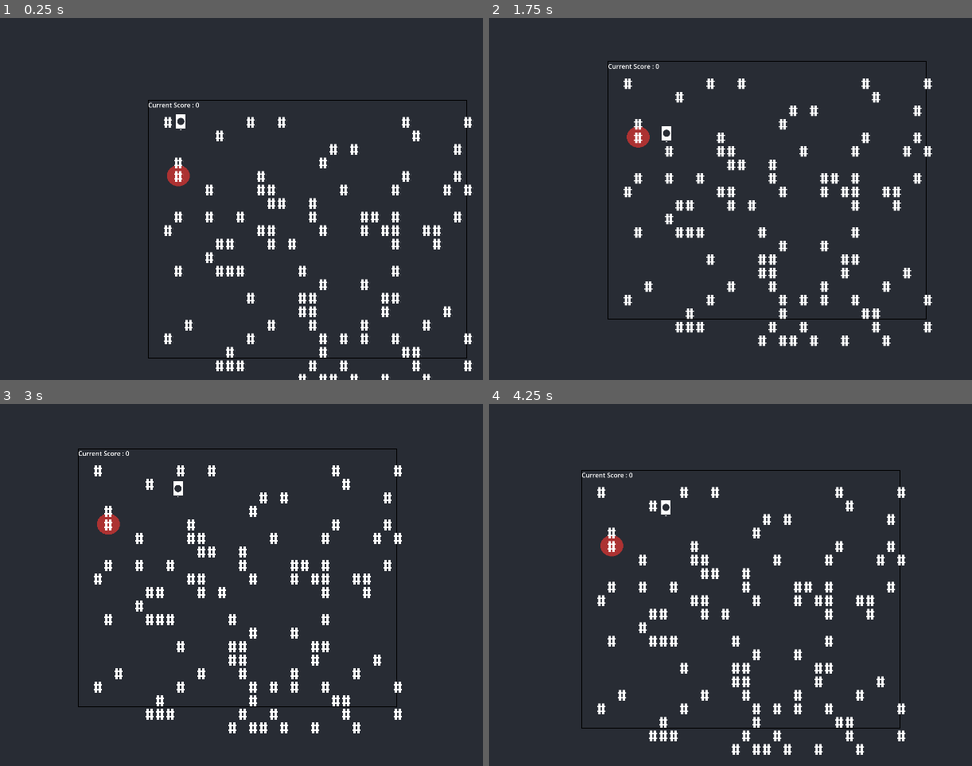
Above: before the commit, frames 1-4 (two rows, left to right).
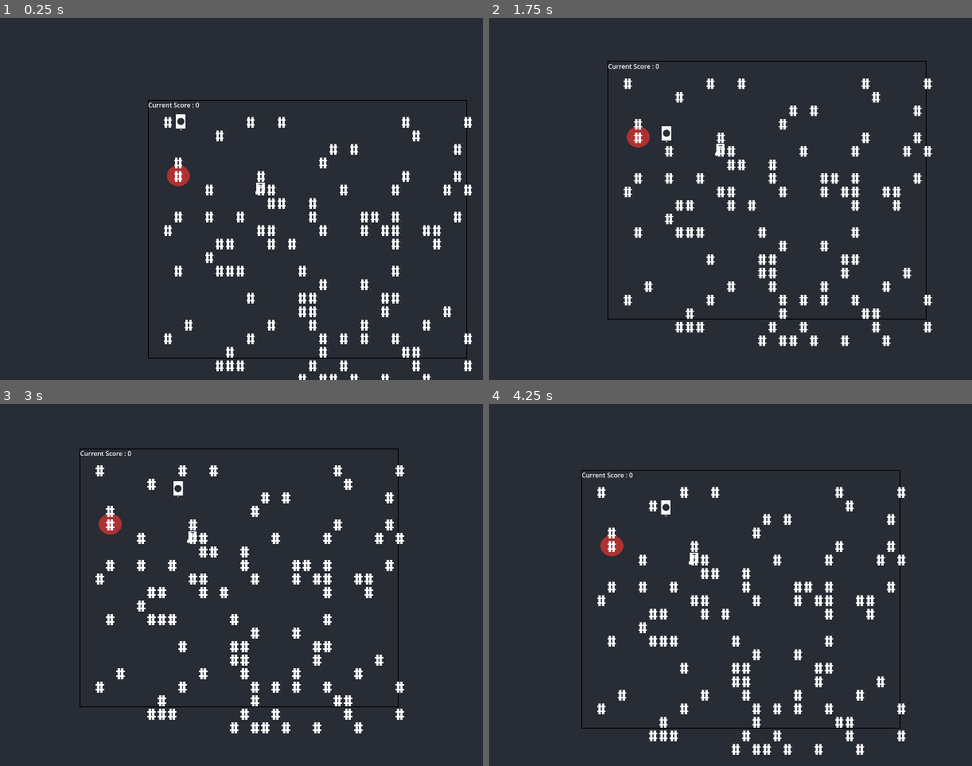
Above: after the commit, the same moments.

Repository: grantlouisherman/TransMigration
Game: Godot game, scene res://scene/main/main_scene.tscn
Same seed, same stepped clock (60 frames per second), same inputs: the game is played once before the commit and once after it.
Inputs:
- Up to frame 1 (0.25 s): no input
- Up to frame 2 (1.75 s): tap Enter at 0.5 s; hold D (move_right) 0.53-1.28 s; hold S (move_down) from 1.28 s (still down)
- Up to frame 3 (3 s): release S (move_down) at 2.03 s; hold D (move_right) 2.03-2.78 s; hold W (move_up) from 2.78 s (still down)
- Up to frame 4 (4.25 s): release W (move_up) at 3.53 s; hold A (move_left) from 3.53 s (still down)

The runs differ from the first frame. In frame 1, less than 0.1% of the frame differs, in the area x 52-55%, y 45-49%; in frame 2, less than 0.1%; in frame 3, 4.4%, in the area x 16-84%, y 12-91%; in frame 4, 0.9%.

Commit message:
item spawns and main logic is aware but ALOT more to to do

Diff:
--- a/library/SpriteUtils.gd
+++ b/library/SpriteUtils.gd
@@ -10,10 +10,8 @@
 	if set_global:
 		if prefab == PointA:
 			Global.point_a_position = Vector2(x, y)
-			print("spawn x   :", x, " spawn y  ", y, "PREFAB", prefab)
 		spawn_point_x = x
 		spawn_pont_y = y
-		print("SPAWWWNNNN", spawn_point_x, spawn_pont_y)
 	return _create_sprite(prefab, "SpawnPoint", spawn_point_x, spawn_pont_y, 1, 1)
 
 
--- /dev/null
+++ b/scene/main/items/weapon_01.tscn
@@ -0,0 +1,22 @@
+[gd_scene load_steps=4 format=3 uid="uid://bchtr56qiv1g6"]
+
+[ext_resource type="Texture2D" uid="uid://b3idcysiqxx23" path="res://resource/curses_vector_24x36.png" id="1_ws1ae"]
+
+[sub_resource type="AtlasTexture" id="AtlasTexture_wk23g"]
+atlas = ExtResource("1_ws1ae")
+region = Rect2(336, 0, 24, 40)
+
+[sub_resource type="RectangleShape2D" id="RectangleShape2D_ubjr3"]
+size = Vector2(31, 34)
+
+[node name="Weapon01" type="Node2D"]
+
+[node name="Sprite2D" type="Sprite2D" parent="."]
+position = Vector2(230, 169)
+texture = SubResource("AtlasTexture_wk23g")
+
+[node name="Weapon01Body" type="StaticBody2D" parent="."]
+
+[node name="CollisionShape2D" type="CollisionShape2D" parent="Weapon01Body"]
+position = Vector2(231.5, 166)
+shape = SubResource("RectangleShape2D_ubjr3")
--- a/scene/main/player/player.gd
+++ b/scene/main/player/player.gd
@@ -6,9 +6,9 @@
 signal player_grow
 signal player_moved
 signal player_attack(collision_id: int)
+signal item_pickup(item_name: String)
 signal win_cond
 signal red_touched
-signal blue_touched
 
 var health_points = 100
 var is_touched_red = false
@@ -72,16 +72,20 @@
 			is_touched_red = true
 			red_touched.emit()
 
+func _handle_item_pickup(collision_string: String):
+	if collision_string.find("Weapon01Body") != -1:
+		print("WEAPON PICKUP")
+
+
 func _physics_process(delta):
 	get_input()
 	var collision = move_and_slide()
 	if collision:
 		var obj = get_last_slide_collision()
 		var collision_object = obj.get_collider().to_string()
-
 		_handle_enemy_collision(collision_object, obj.get_collider_id())
-
 		_handle_goal_touch(collision_object)
+		_handle_item_pickup(collision_object)
 
 	if is_touched_red:
 		win_cond.emit()
--- a/scene/main/scripts/InitWorld.gd
+++ b/scene/main/scripts/InitWorld.gd
@@ -2,20 +2,24 @@
 
 signal sprite_created(new_sprite: Sprite2D)
 
+#  Util Resources
 var ConvertCoord = preload("res://library/ConvertCoord.gd").new()
 var GroupName = preload("res://library/GroupName.gd").new()
 var Main = preload("res://scene/main/scripts/main_scene.gd").new()
 var DungeonSize = preload("res://library/DungeonSize.gd").new()
-var Player = preload("res://sprites/player.tscn")
+var SpriteUtils = preload("res://library/SpriteUtils.gd").new()
+
+#  Dungeon Scenes
 var Wall = preload("res://sprites/wall.tscn")
 var Floor = preload("res://sprites/floor.tscn")
-var ArrowX = preload("res://sprites/arrow_x.tscn")
-var ArrowY = preload("res://sprites/arrow_y.tscn")
-var PointA = preload("res://scene/points/point_a.tscn")
-#var PointB = preload("res://scene/points/point_b.tscn")
 var Boundary = preload("res://scene/main/boundaries/Boundary.tscn")
 var VerticalBoundary = preload("res://scene/main/boundaries/Boundary_vertical.tscn")
-var SpriteUtils = preload("res://library/SpriteUtils.gd").new()
+
+# Play Objects
+var Player = preload("res://sprites/player.tscn")
+var PointA = preload("res://scene/points/point_a.tscn")
+var Weapon01 = preload("res://scene/main/items/weapon_01.tscn")
+
 # Called when the node enters the scene tree for the first time.
 var rng = RandomNumberGenerator.new()
 var last_wall_location
@@ -47,13 +51,16 @@
 	var bound_y = bounds.size.y
 	var rand_x = randf_range(bounds.position.x, bounds.position.x + bounds.size.x)
 	var rand_y = randf_range(bounds.position.y, bounds.position.y + bounds.size.y)
-	prints("OG BOUNDS ____+++++>>>>", bounds)
+
 	# Player Spawn
 	var player = SpriteUtils._create_spawn_point(DungeonSize.CENTER_X, DungeonSize.CENTER_Y, Player)
 	add_child(player)
 	# Point A + B Spawn
 	var point_a = SpriteUtils._create_spawn_point(0, 0, PointA, true)
 	add_child(point_a)
+	# Initial Weapon
+	var weapon01 = SpriteUtils._create_spawn_point(DungeonSize.CENTER_X, DungeonSize.CENTER_Y, Weapon01)
+	add_child(weapon01)
 
 	# Create Dungeon Floor && Walls
 	#_create_dungeon(DungeonSize.MAX_X*2, DungeonSize.MAX_Y*2, Floor, GroupName.DUNGEON, false)
--- a/scene/main/scripts/main_scene.gd
+++ b/scene/main/scripts/main_scene.gd
@@ -18,11 +18,16 @@
 # Global Variables (Mutable)
 var total_score = 0
 
+var PLAYER_INVENTORY = {
+	"weapon": null
+}
+
 func _ready() -> void:
 	var player = get_tree().get_nodes_in_group("SpawnPoint")[0]
 	player.connect('win_cond', _won)
 	player.connect('red_touched', _red_touched)
 	player.connect('player_attack', _player_attack)
+	player.connect('item_pickup', _handle_item_pickup)
 
 func _create_enemies():
 	for i in range(0, 1):
@@ -52,3 +57,7 @@
 	for enemy in enemies:
 		if enemy.get_instance_id() == collision_id:
 			enemy.queue_free()
+
+func _handle_item_pickup(item: String) -> void:
+	# TODO classify item
+	PLAYER_INVENTORY["weapon"] = item
